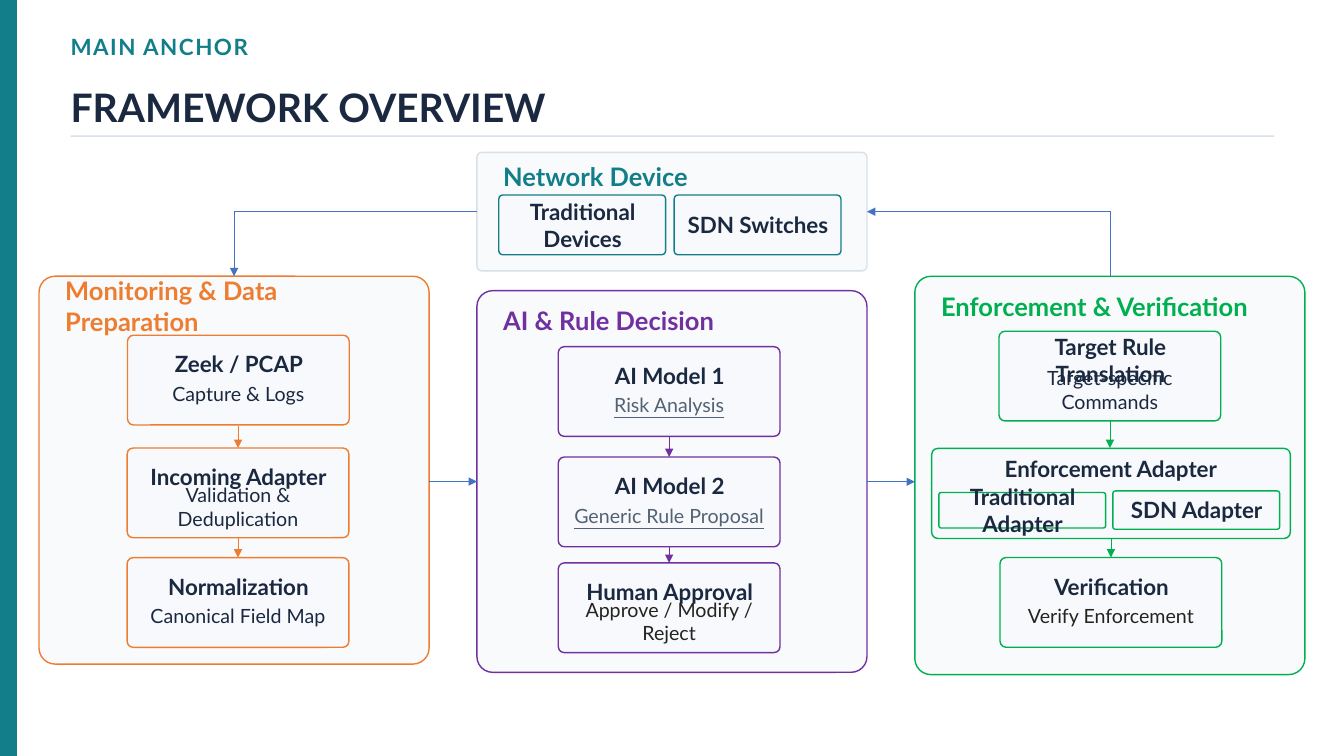
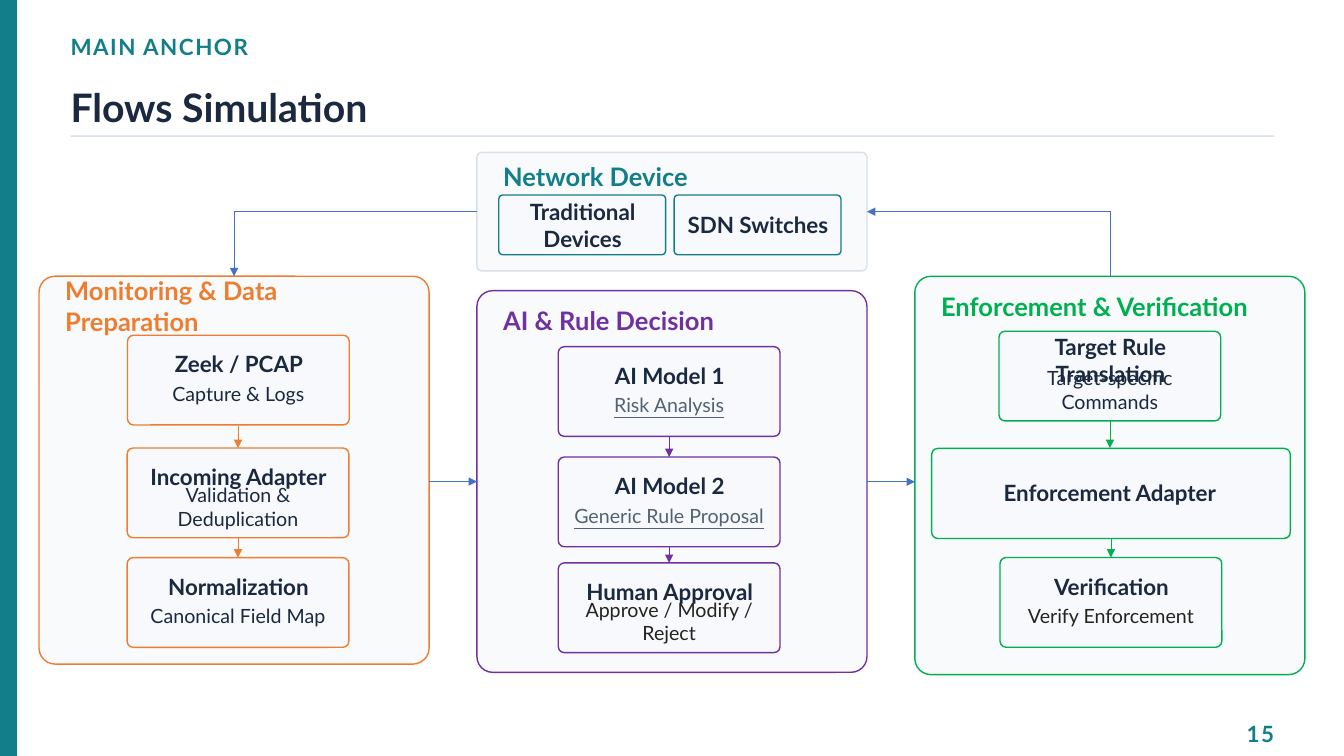
Before and after one commit to Jesadaphoukrongthong/Hybrid-Network-Monitoring-and-Policy-Orchestration-Framework, a slide deck: slide 16 of docs/paper/Hybrid_Framework_Presentation.pptx (slide 17 before the commit). Drawn at 1344x756 pixels with LibreOffice and Linux fonts; fonts in the diff are those of the drawing. Boxes give left, top, right and bottom in pixels: in the first picture for what was removed or moved away, otherwise in the second. Text is boxed around its words. In the diff, an @@ line names an element or a change of style, - is before the commit and + after.

```diff
--- a/docs/paper/Hybrid_Framework_Presentation.pptx
+++ b/docs/paper/Hybrid_Framework_Presentation.pptx
@@ text at [71, 93, 367, 123]: text changed @@
-FRAMEWORK OVERVIEW
+Flows Simulation
@@ text "Enforcement Adapter": place and size @@
-text "Enforcement Adapter" at [1005, 460, 1217, 481]
+text "Enforcement Adapter" at [1004, 484, 1216, 505]
@@ group removed at [939, 488, 1279, 536]: 2 rounded rectangles, 2 texts @@
-Traditional Adapter
-SDN Adapter
@@ text added at [1247, 725, 1274, 742], 16 pt, text #127E8A, bold @@
+15
```
Also in this commit, not shown: 12 other slides changed, 4 slides added, 8 slides removed, 6 other files.
